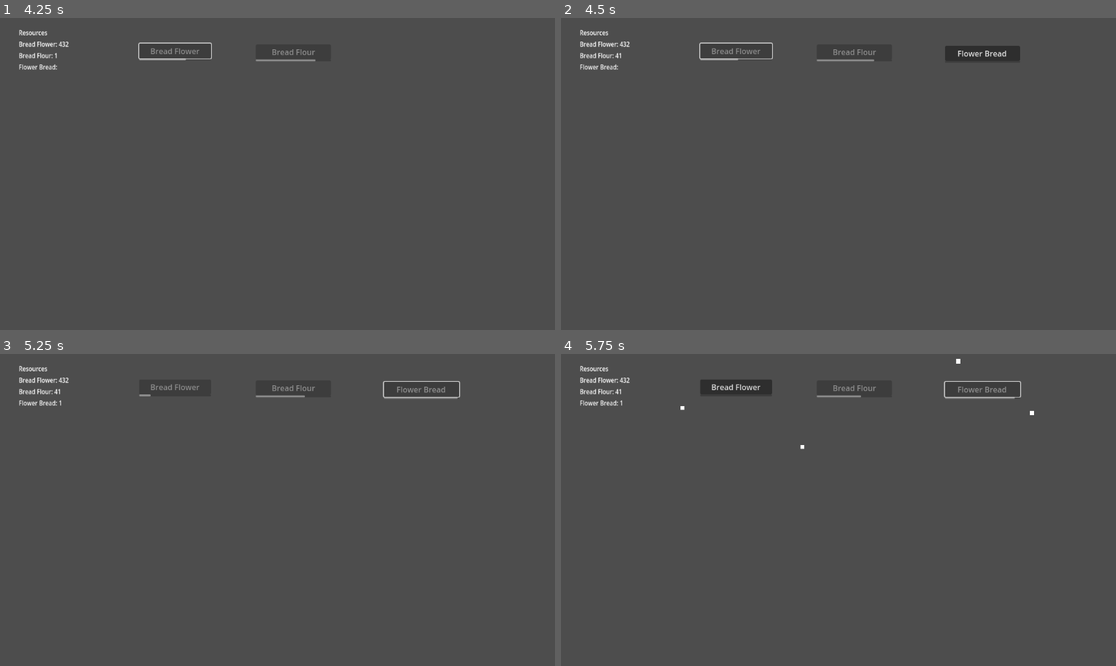
Above: before the commit, frames 1-4 (two rows, left to right).
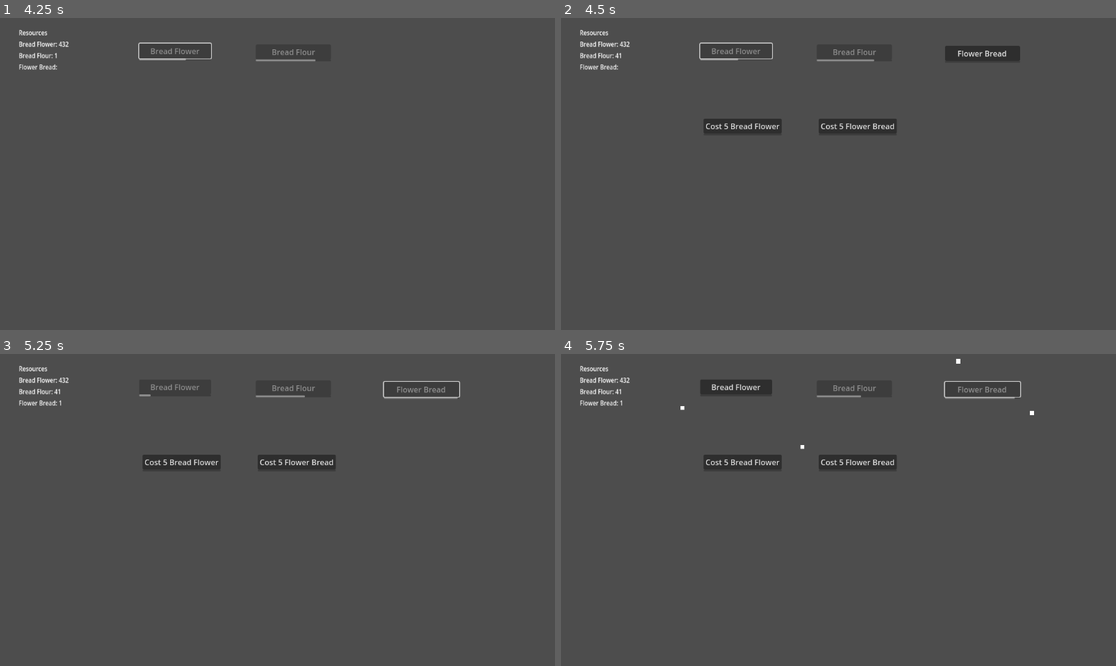
Above: after the commit, the same moments.

Repository: Quackstir/GlobalGameJam2024
Game: Godot game, scene res://main_menu.tscn
The game is run twice, just before and just after one commit, with the same random seed, the same clock (stepped at 60 frames per second) and the same inputs.
Inputs (mouse positions are in pixels of both pictures, inside the frame that each line leads up to):
- Up to frame 1 (4.25 s): click "PLAY" at 0.5 s; click "Bread Flower" at 1.25 s; move the mouse to (399, 158) at 2.02 s; hold 1 2.03-2.75 s; click "Bread Flour" at 2.75 s; click "Bread Flower" at 3.5 s
- Up to frame 2 (4.5 s): move the mouse to (727, 189) at 4.27 s; tap 2 at 4.35 s
- Up to frame 3 (5.25 s): click "Flower Bread" at 5 s
- Up to frame 4 (5.75 s): no input

Frame 1 is identical in both runs. In frame 2, 1.2% of the frame differs, in the area x 25-61%, y 32-37%; in frame 3, 1.2%; in frame 4, 1.2%.
Error before the commit: Parse Error: Expected indented block after function declaration. (res://Resource)

Commit message:
Added sound effects

Diff:
--- a/GGJ 2024 Game/GameManager.gd
+++ b/GGJ 2024 Game/GameManager.gd
@@ -38,6 +38,8 @@
 
 @onready var animation_player = $CanvasLayer/AnimationPlayer
 @onready var cpu_particles_2d = $CanvasLayer/CPUParticles2D
+@onready var button_click = $ButtonClick
+@onready var button_hover = $ButtonHover
 
 #Text
 #region Text
@@ -103,6 +105,7 @@
 	bread_flower_button.disabled = true
 	bread_flower_timer.start()
 	BreadFlower += 1
+	button_click.play()
 
 func _on_bread_flour_button_button_down():
 	if (BreadFlower < FlowerToBreadFlour): return
@@ -110,12 +113,14 @@
 	bread_flour_button.disabled = true
 	bread_flour_timer.start()
 
+	button_click.play()
 	BreadFlour += 1
 
 func _on_flower_bread_button_button_down():
 	if (BreadFlour < FlourToFlowerBread): return
 	flower_bread_button.disabled = true
 	flower_bread_timer.start()
+	button_click.play()
 	FlowerBread += 1
 
 
@@ -129,3 +134,15 @@
 
 func _on_flower_bread_timer_timeout():
 	flower_bread_button.disabled = false
+
+
+func _on_flower_bread_button_mouse_entered():
+	button_hover.play()
+
+
+func _on_bread_flour_button_mouse_entered():
+	button_hover.play()
+
+
+func _on_bread_flower_button_mouse_entered():
+	button_hover.play()
--- a/GGJ 2024 Game/Objects/resource_generator.tscn
+++ b/GGJ 2024 Game/Objects/resource_generator.tscn
@@ -1,7 +1,9 @@
-[gd_scene load_steps=4 format=3 uid="uid://bvphef6wp11th"]
+[gd_scene load_steps=6 format=3 uid="uid://bvphef6wp11th"]
 
 [ext_resource type="Script" path="res://Resource Generator.gd" id="1_r1blx"]
 [ext_resource type="PackedScene" uid="uid://dg3uwahkagg3o" path="res://Objects/ResourceLabel.tscn" id="2_a6ryy"]
+[ext_resource type="AudioStream" uid="uid://darp0oxy302a5" path="res://Audio/SFX/Menu/BreadGame Menu click A v.1.wav" id="3_e5ybe"]
+[ext_resource type="AudioStream" uid="uid://uv8k7f5uo4kn" path="res://Audio/SFX/Menu/BreadGame Menu hover v.1.wav" id="3_phyal"]
 
 [sub_resource type="AudioStreamWAV" id="AudioStreamWAV_yu7n4"]
 
@@ -12,21 +14,6 @@
 theme_override_constants/separation = 0
 script = ExtResource("1_r1blx")
 resourceGeneratedLabel = ExtResource("2_a6ryy")
-TimeToGenerate = null
-Appear_BreadFlower = null
-Appear_BreadFlour = null
-Appear_FlowerBread = null
-Cost_BreadFlower = null
-CostIncrease_BreadFlower = null
-Cost_BreadFlour = null
-CostIncrease_BreadFlour = null
-Cost_FlowerBread = null
-CostIncrease_FlowerBread = null
-InitialGenerates_BreadFlower = null
-InitialGenerates_BreadFlour = null
-InitialGenerates_FlowerBread = null
-Text_BeforePurchase = null
-Text_Generates = null
 
 [node name="Time to Add" type="Timer" parent="."]
 process_callback = 0
@@ -49,10 +36,10 @@
 stream = SubResource("AudioStreamWAV_yu7n4")
 
 [node name="ButtonClick" type="AudioStreamPlayer2D" parent="."]
-stream = SubResource("AudioStreamWAV_yu7n4")
+stream = ExtResource("3_e5ybe")
 
 [node name="ButtonHover" type="AudioStreamPlayer2D" parent="."]
-stream = SubResource("AudioStreamWAV_yu7n4")
+stream = ExtResource("3_phyal")
 
 [connection signal="timeout" from="Time to Add" to="." method="_on_time_to_add_timeout"]
 [connection signal="button_down" from="Generator Button" to="." method="_on_generator_button_button_down"]
--- a/GGJ 2024 Game/Resource Generator.gd
+++ b/GGJ 2024 Game/Resource Generator.gd
@@ -8,6 +8,7 @@
 @export var SFX: AudioStreamWAV
 @onready var audio_stream_player_2d = $AudioStreamPlayer2D
 @onready var button_click = $ButtonClick
+@onready var button_hover = $ButtonHover
 
 @export_category("Appear at Amount")
 @export var Appear_BreadFlower: int
@@ -56,6 +57,8 @@
 	if (gameManager.BreadFlower < Cost_BreadFlower): return
 	if (gameManager.BreadFlour < Cost_BreadFlour): return
 	if (gameManager.FlowerBread < Cost_FlowerBread): return
+
+	button_click.play()
 
 	_update_costs()
 
@@ -116,3 +119,4 @@
 
 
 func _on_generator_button_mouse_entered():
+	button_hover.play()
--- a/GGJ 2024 Game/game.tscn
+++ b/GGJ 2024 Game/game.tscn
@@ -7,6 +7,8 @@
 [ext_resource type="AudioStream" uid="uid://deoeafx2nqa4f" path="res://Audio/SFX/Generator/BreadGame Generator Left v.2.wav" id="4_7of1r"]
 [ext_resource type="AudioStream" uid="uid://dkoiymhgudwh0" path="res://Audio/SFX/Generator/BreadGame Generator Middle v.2.wav" id="5_u54jv"]
 [ext_resource type="AudioStream" uid="uid://b6tbphl60bgjv" path="res://Audio/SFX/Generator/BreadGame Generator Right v.2.wav" id="6_hi454"]
+[ext_resource type="AudioStream" uid="uid://darp0oxy302a5" path="res://Audio/SFX/Menu/BreadGame Menu click A v.1.wav" id="8_lkh0k"]
+[ext_resource type="AudioStream" uid="uid://uv8k7f5uo4kn" path="res://Audio/SFX/Menu/BreadGame Menu hover v.1.wav" id="9_2kuof"]
 
 [sub_resource type="Animation" id="Animation_blfpj"]
 resource_name = "FadeGameOver"
@@ -105,56 +107,53 @@
 grow_horizontal = 2
 grow_vertical = 2
 
-[node name="Bread Flower Gen" parent="CanvasLayer/Control" instance=ExtResource("2_un4l8")]
+[node name="Bread Flower Gen" parent="CanvasLayer/Control" node_paths=PackedStringArray("gameManager") instance=ExtResource("2_un4l8")]
 layout_mode = 0
 offset_left = 296.0
 offset_top = 209.0
 offset_right = 452.83
 offset_bottom = 271.0
+gameManager = NodePath("../../..")
 TimeToGenerate = 5.0
+SFX = ExtResource("4_7of1r")
 Appear_BreadFlour = 3
 Cost_BreadFlower = 5
 CostIncrease_BreadFlower = 10
 InitialGenerates_BreadFlower = 5
 Text_BeforePurchase = "Cost 5 Bread Flower"
 Text_Generates = "Bread Flower Generators"
-SFX = ExtResource("4_7of1r")
-gameManager = Object(Node2D,"_import_path":NodePath(""),"unique_name_in_owner":false,"process_mode":0,"process_priority":0,"process_physics_priority":0,"process_thread_group":0,"editor_description":"","visible":true,"modulate":Color(1, 1, 1, 1),"self_modulate":Color(1, 1, 1, 1),"show_behind_parent":false,"top_level":false,"clip_children":0,"light_mask":1,"visibility_layer":1,"z_index":0,"z_as_relative":true,"y_sort_enabled":false,"texture_filter":0,"texture_repeat":0,"material":null,"use_parent_material":false,"position":Vector2(0, 0),"rotation":0.0,"scale":Vector2(1, 1),"skew":0.0,"script":ExtResource("1_m5lb2"),"FlowerToBreadFlour":3,"FlourToFlowerBread":7)
-
-
-[node name="Bread Flour Gen" parent="CanvasLayer/Control" instance=ExtResource("2_un4l8")]
+
+[node name="Bread Flour Gen" parent="CanvasLayer/Control" node_paths=PackedStringArray("gameManager") instance=ExtResource("2_un4l8")]
 layout_mode = 0
 offset_left = 535.0
 offset_top = 209.0
 offset_right = 691.83
 offset_bottom = 271.0
+gameManager = NodePath("../../..")
 TimeToGenerate = 7.0
+SFX = ExtResource("5_u54jv")
 Appear_BreadFlour = 7
 Cost_BreadFlour = 5
 CostIncrease_BreadFlour = 5
 InitialGenerates_BreadFlour = 5
 Text_BeforePurchase = "Cost 5 Flower Bread"
 Text_Generates = "Bread Flour Generators"
-SFX = ExtResource("5_u54jv")
-gameManager = Object(Node2D,"_import_path":NodePath(""),"unique_name_in_owner":false,"process_mode":0,"process_priority":0,"process_physics_priority":0,"process_thread_group":0,"editor_description":"","visible":true,"modulate":Color(1, 1, 1, 1),"self_modulate":Color(1, 1, 1, 1),"show_behind_parent":false,"top_level":false,"clip_children":0,"light_mask":1,"visibility_layer":1,"z_index":0,"z_as_relative":true,"y_sort_enabled":false,"texture_filter":0,"texture_repeat":0,"material":null,"use_parent_material":false,"position":Vector2(0, 0),"rotation":0.0,"scale":Vector2(1, 1),"skew":0.0,"script":ExtResource("1_m5lb2"),"FlowerToBreadFlour":3,"FlourToFlowerBread":7)
-
-
-[node name="Flower Bread Gen" parent="CanvasLayer/Control" instance=ExtResource("2_un4l8")]
+
+[node name="Flower Bread Gen" parent="CanvasLayer/Control" node_paths=PackedStringArray("gameManager") instance=ExtResource("2_un4l8")]
 layout_mode = 0
 offset_left = 800.0
 offset_top = 210.0
 offset_right = 956.83
 offset_bottom = 272.0
+gameManager = NodePath("../../..")
 TimeToGenerate = 10.0
+SFX = ExtResource("6_hi454")
 Appear_FlowerBread = 13
 Cost_FlowerBread = 3
 CostIncrease_FlowerBread = 2
 InitialGenerates_FlowerBread = 5
 Text_BeforePurchase = "Cost 5 Bread Flour"
 Text_Generates = "Flower Bread Generators"
-SFX = ExtResource("6_hi454")
-gameManager = Object(Node2D,"_import_path":NodePath(""),"unique_name_in_owner":false,"process_mode":0,"process_priority":0,"process_physics_priority":0,"process_thread_group":0,"editor_description":"","visible":true,"modulate":Color(1, 1, 1, 1),"self_modulate":Color(1, 1, 1, 1),"show_behind_parent":false,"top_level":false,"clip_children":0,"light_mask":1,"visibility_layer":1,"z_index":0,"z_as_relative":true,"y_sort_enabled":false,"texture_filter":0,"texture_repeat":0,"material":null,"use_parent_material":false,"position":Vector2(0, 0),"rotation":0.0,"scale":Vector2(1, 1),"skew":0.0,"script":ExtResource("1_m5lb2"),"FlowerToBreadFlour":3,"FlourToFlowerBread":7)
-
 
 [node name="Bread Flower Container" type="VBoxContainer" parent="CanvasLayer/Control"]
 layout_mode = 0
@@ -256,9 +255,18 @@
 text = "Flower Bread:"
 willMove = false
 
+[node name="ButtonClick" type="AudioStreamPlayer2D" parent="."]
+stream = ExtResource("8_lkh0k")
+
+[node name="ButtonHover" type="AudioStreamPlayer2D" parent="."]
+stream = ExtResource("9_2kuof")
+
 [connection signal="timeout" from="CanvasLayer/Control/Bread Flower Container/Bread Flower Timer" to="." method="_on_bread_flower_timer_timeout"]
 [connection signal="button_down" from="CanvasLayer/Control/Bread Flower Container/Bread Flower Button" to="." method="_on_bread_flower_button_button_down"]
+[connection signal="mouse_entered" from="CanvasLayer/Control/Bread Flower Container/Bread Flower Button" to="." method="_on_bread_flower_button_mouse_entered"]
 [connection signal="timeout" from="CanvasLayer/Control/Bread Flour Container/Bread Flour Timer" to="." method="_on_bread_flour_timer_timeout"]
 [connection signal="button_down" from="CanvasLayer/Control/Bread Flour Container/Bread Flour Button" to="." method="_on_bread_flour_button_button_down"]
+[connection signal="mouse_entered" from="CanvasLayer/Control/Bread Flour Container/Bread Flour Button" to="." method="_on_bread_flour_button_mouse_entered"]
 [connection signal="timeout" from="CanvasLayer/Control/Flower Bread Container/Flower Bread Timer" to="." method="_on_flower_bread_timer_timeout"]
 [connection signal="button_down" from="CanvasLayer/Control/Flower Bread Container/Flower Bread Button" to="." method="_on_flower_bread_button_button_down"]
+[connection signal="mouse_entered" from="CanvasLayer/Control/Flower Bread Container/Flower Bread Button" to="." method="_on_flower_bread_button_mouse_entered"]
Not shown: 1 places in GGJ 2024 Game/game.tscn that only renumber resources
